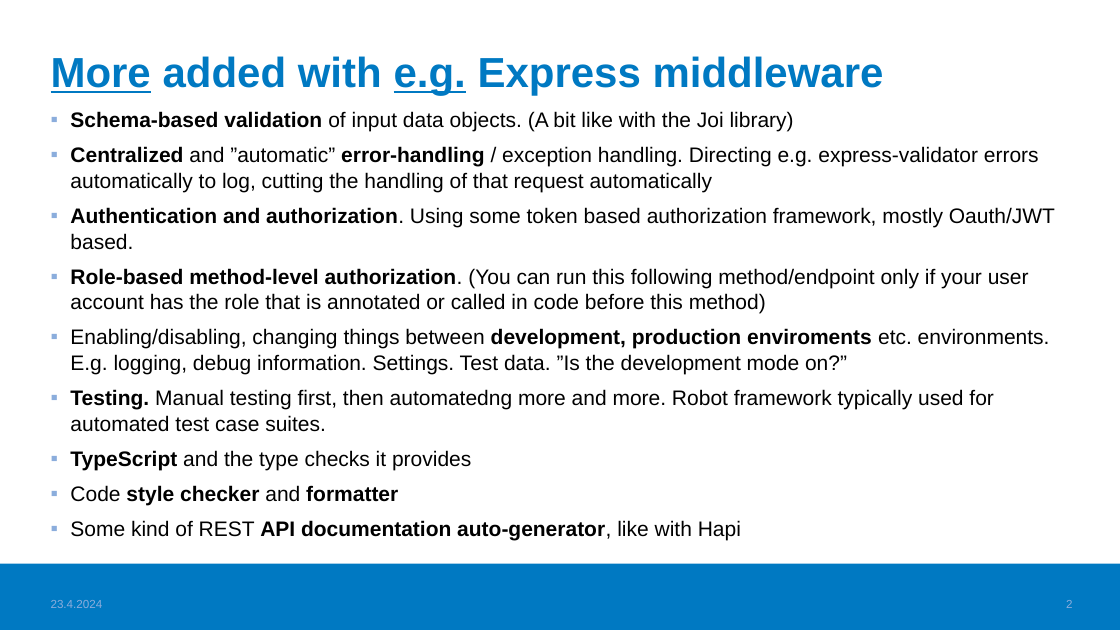
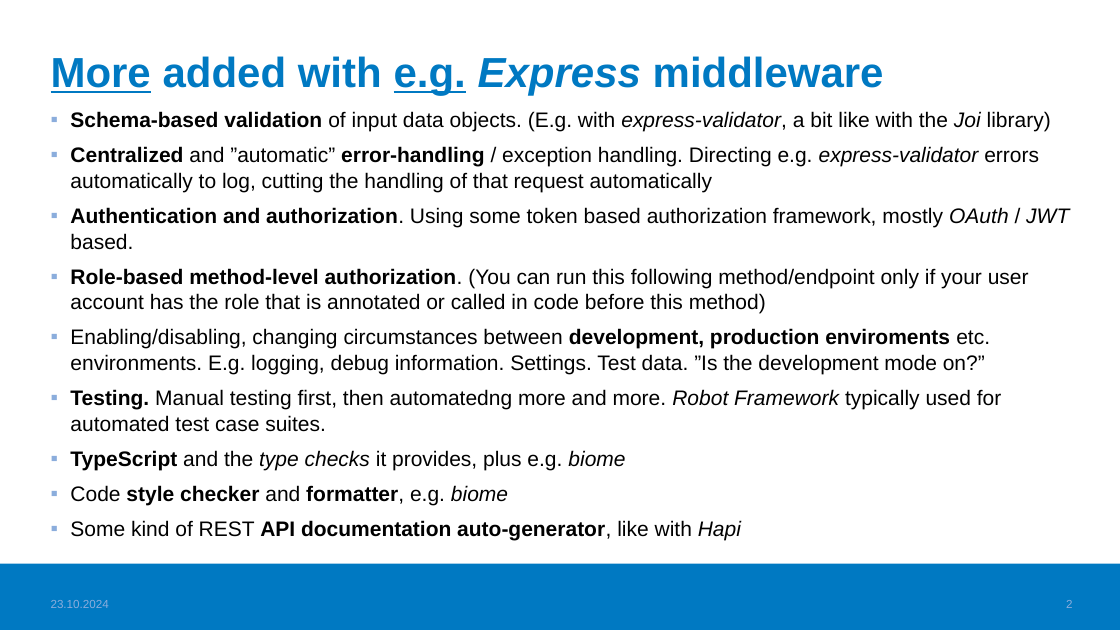
Before and after one commit to haagahelia/ohke-teknologiat, a slide deck: slide 2 of 05_es6_node/NodeJS_demo/02_nodejs/MoreBackendFeaturesAndTech.pptx. Drawn at 1120x630 pixels with LibreOffice and Linux fonts; fonts in the diff are those of the drawing; background and template pictures are left out. Boxes give left, top, right and bottom in pixels: in the first picture for what was removed or moved away, otherwise in the second. Text is boxed around its words. In the diff, an @@ line names an element or a change of style, - is before the commit and + after.

Commit message:
Upd docker info cmds, Node and Express information

```diff
--- a/05_es6_node/NodeJS_demo/02_nodejs/MoreBackendFeaturesAndTech.pptx
+++ b/05_es6_node/NodeJS_demo/02_nodejs/MoreBackendFeaturesAndTech.pptx
@@ title "More added with e.g. Express ..." at [51, 56, 884, 96]: italic on in "Express" @@
@@ text at [70, 111, 1051, 132]: text changed @@
-▪ Schema-based validation of input data objects. (A bit like with the Joi library)
+▪ Schema-based validation of input data objects. (E.g. with express-validator, a bit like with the Joi library)
@@ text at [70, 146, 1039, 540]: italic on in "express-validator", "Hapi" @@
@@ text at [70, 207, 1069, 250]: text changed @@
-▪ Authentication and authorization. Using some token based authorization framework, mostly Oauth/JWT based.
+▪ Authentication and authorization. Using some token based authorization framework, mostly OAuth / JWT based.
@@ text at [70, 328, 1001, 505]: text changed @@
-▪ Enabling/disabling, changing things between development, production enviroments etc. environments. E.g. logging, debug information. Settings. Test data. ”Is the development mode on?”
-▪ Testing. Manual testing first, then automatedng more and more. Robot framework typically used for automated test case suites.
-▪ TypeScript and the type checks it provides
-▪ Code style checker and formatter
+▪ Enabling/disabling, changing circumstances between development, production enviroments etc. environments. E.g. logging, debug information. Settings. Test data. ”Is the development mode on?”
+▪ Testing. Manual testing first, then automatedng more and more. Robot Framework typically used for automated test case suites.
+▪ TypeScript and the type checks it provides, plus e.g. biome
+▪ Code style checker and formatter, e.g. biome
@@ text at [51, 600, 109, 608]: text changed @@
-23.4.2024
+23.10.2024
```
Also in this commit, not shown: 1 other slide changed, 6 other files.
